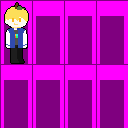
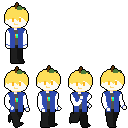
Two versions of the same layered image (128 × 128). Layer-by-layer changes:
added layer "레이어 9" above "레이어 8" over [4, 66, 19, 93]
added layer "레이어 8" above "레이어 4" over [4, 65, 127, 128]
hid "레이어 2" over [0, 0, 128, 128]
